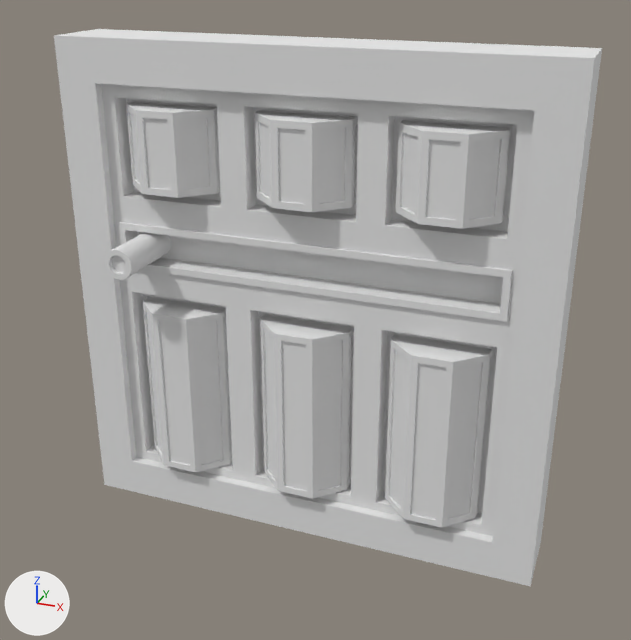
One commit to the Blender file Assets/models/house/floor02/bedroom_sw/puzzles/puzzle02.blend: the scene before it, then after it.
Both versions are drawn from a 50 mm lens placed at (1.44, -3.69, 1.64), pointed at (0.06, -0.08, -0.02). The lights are fixed; the arrows at lower left show +X, +Y and +Z.

Script lines for the objects in view, before the commit:
```python
me_cube = bpy.data.meshes.new('Cube')
me_cube.from_pydata(...)  # 32 vertices, 32 faces; spans x -1.2..1.2, y -0.18..0.18, z -1.2..1.25
me_cube.materials.append(mat_puzzle01_case)  # its picture is missing
me_cylinder_004 = bpy.data.meshes.new('Cylinder.004')
me_cylinder_004.from_pydata(...)  # 128 vertices, 106 faces; spans x -0.231..0.231, y -0.231..0.231, z -0.195..0.195
me_cylinder_004.materials.append(mat_puzzle01_combination)  # its picture is missing
me_cylinder_006 = bpy.data.meshes.new('Cylinder.006')
me_cylinder_006.from_pydata(...)  # 64 vertices, 49 faces; spans x -0.075..0.075, y -0.2..0.2, z -0.075..0.075
me_cylinder_006.polygons.foreach_set('use_smooth', [True] * 49)
me_cylinder_006.materials.append(mat_puzzle01_frame)  # its picture is missing
ob_case = bpy.data.objects.new('case', me_cube)
ob_case.location = (0.0, 0.0, 0.0)
ob_combination01 = bpy.data.objects.new('combination01', me_cylinder_004)
ob_combination01.location = (-0.667, 0.0, 0.75)
ob_lock_lever = bpy.data.objects.new('lock_lever', me_cylinder_006)
ob_lock_lever.location = (-0.82, -0.2, 0.25)
_m = ob_lock_lever.modifiers.new('EdgeSplit', 'EDGE_SPLIT')
# also in view: 'combination02' at (0.0, 0.0, 0.75); 'combination04' at (-0.67, 0.0, -0.5); 'combination05' at (0.0, 0.0, -0.5); 'combination03' at (0.67, 0.0, 0.75); 'frame' at (0.0, -0.09, 0.02)
```
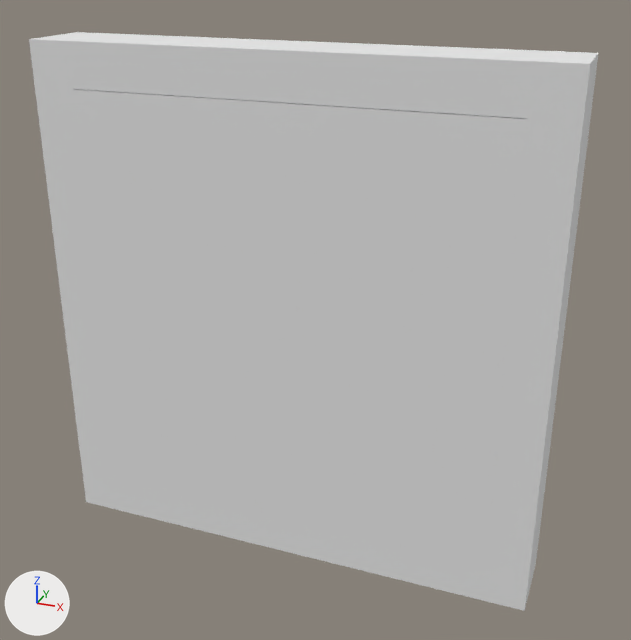
Pixel boxes [x1, y1, x2, y2] of what changed, in the pictures (631 x 640 px; the box of a moved part takes in the faces that stretch with it):
'puzzle02_case_door', added
    after: [72, 89, 527, 565]
'case', moved
    before: [54, 29, 602, 586]
    after: [29, 32, 598, 611]
part 1 of me_cylinder_006, moved or reshaped (not visible afterwards)
    before: [107, 232, 171, 280]
'frame', unchanged, covered by the edit
    before: [101, 84, 534, 536]
'combination06', unchanged, covered by the edit
    before: [385, 334, 492, 528]
'combination05', unchanged, covered by the edit
    before: [260, 314, 354, 499]
'combination04', unchanged, covered by the edit
    before: [143, 297, 232, 472]

Edits to the bpy script that builds the scene:
```text
Change me_cylinder_006:
    where me_cylinder_006.from_pydata(...)  # 64 vertices, 49 faces; spans x -0.075..0.075, y -0.2..0.2, z -0.075..0.075
    used by ob_lock_lever; location = (-0.82, -0.2, 0.25)
    me_cylinder_006 part 1: all 48 vertices in x -0.075..0.075, y -0.2..-0.181, z -0.075..0.075 are moved by (0.0, 0.102, 0.0)
Add me_cube_001:
    me_cube_001.from_pydata([(-1.0, -0.36, -1.0), (-1.0, -0.36, 1.04), (-1.0, -0.31, -1.0), (-1.0, -0.31, 1.04), (1.0, -0.36, -1.0), (1.0, -0.36, 1.04), (1.0, -0.31, -1.0), (1.0, -0.31, 1.04), (-1.0, -0.36, -1.0), (-1.0, -0.36, 1.04), (-1.0, -0.31, -1.0), (-1.0, -0.31, 1.04), (1.0, -0.36, -1.0), (1.0, -0.36, 1.04), (1.0, -0.31, -1.0), (1.0, -0.31, 1.04)], [], [(1, 3, 2, 0), (3, 7, 6, 2), (7, 5, 4, 6), (5, 1, 0, 4), (0, 2, 6, 4), (5, 7, 3, 1), (0, 4, 12, 8), (4, 6, 14, 12), (7, 5, 13, 15), (7, 6, 14, 15), (2, 0, 8, 10), (3, 2, 10, 11), (1, 3, 11, 9)])
    me_cube_001.materials.append(mat_puzzle01_case)  # its picture is missing
Change ob_case:
    ob_case.location: (0.0, 0.0, 0.0) -> (0.0, -0.18, 0.0)
Add ob_puzzle02_case_door:
    ob_puzzle02_case_door = bpy.data.objects.new('puzzle02_case_door', me_cube_001)
    ob_puzzle02_case_door.location = (0.0, 0.0, 0.0)
```
